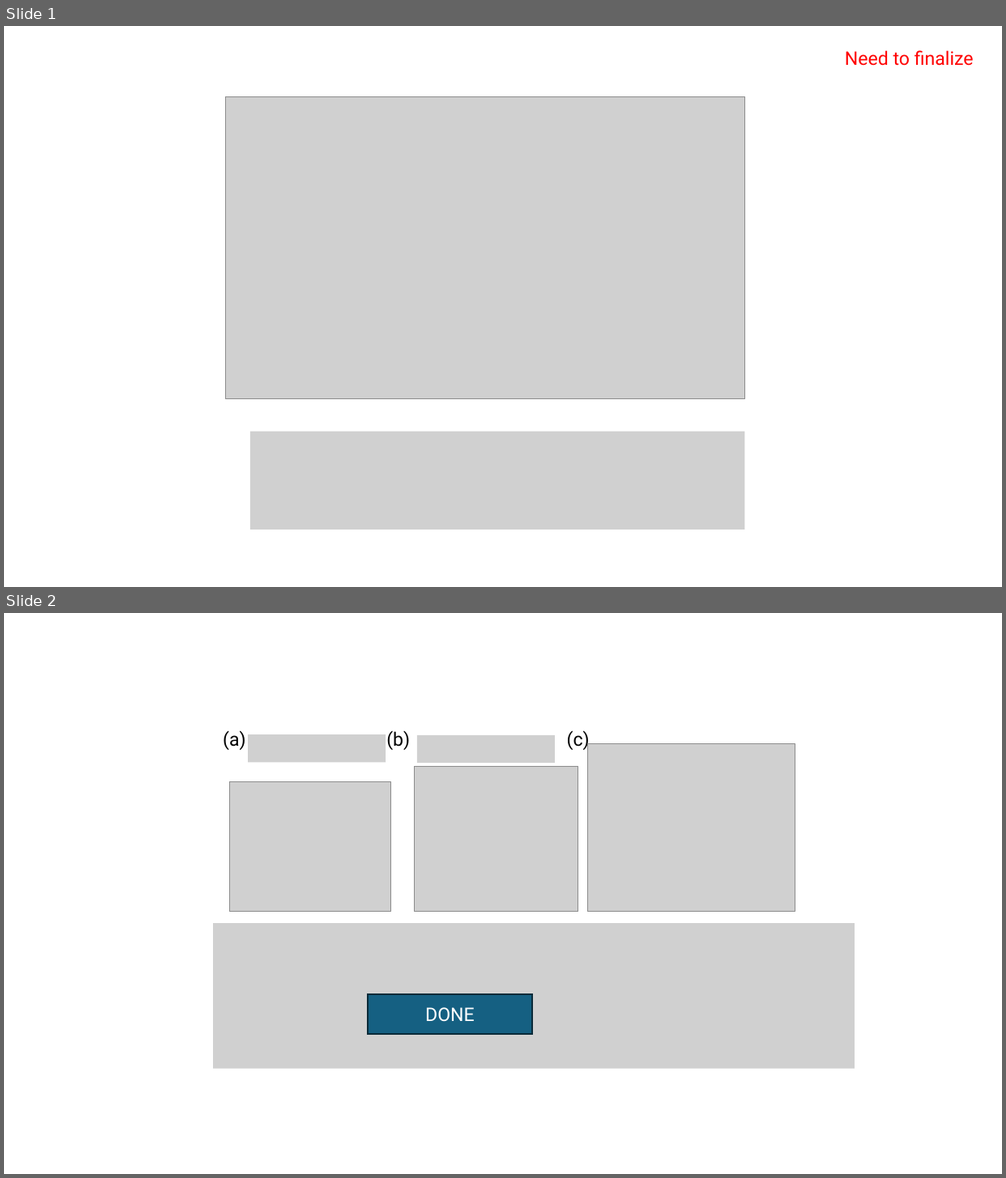
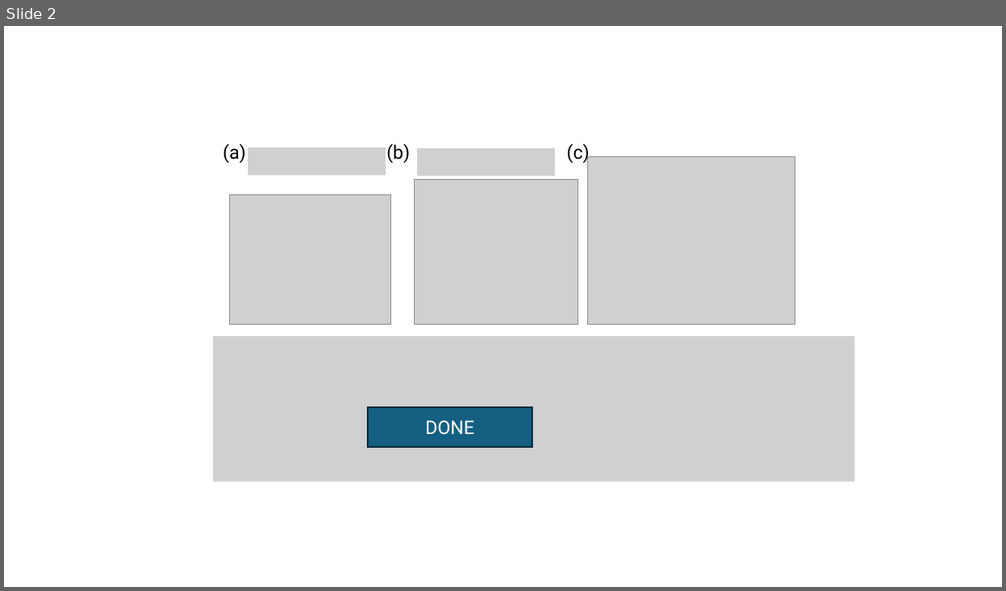
Before and after one commit to tyokokur/presentations, a slide deck: SYSG3_paper.pptx. Shown one above the other, each under a label of ours: slides 1 and 2 before the commit, slide 2 after it. The pictures are 1006x1178 and 1006x591 pixels, drawn with LibreOffice and Linux fonts; fonts in the diff are those of the drawing; grey boxes stand for pictures. Boxes give left, top, right and bottom in pixels: in the first picture for what was removed or moved away, otherwise in the second. Text is boxed around its words. In the diff, an @@ line names an element or a change of style, - is before the commit and + after.

```diff
--- a/SYSG3_paper.pptx
+++ b/SYSG3_paper.pptx
@@ slide 1 removed at box(4, 26, 1002, 587), background #FFFFFF @@
@@ text removed at box(845, 50, 974, 66) @@
-Need to finalize
@@ picture removed at box(226, 97, 745, 399) @@
@@ picture removed at box(250, 432, 745, 530) @@
```
Also in this commit, not shown: 1 slide added.
